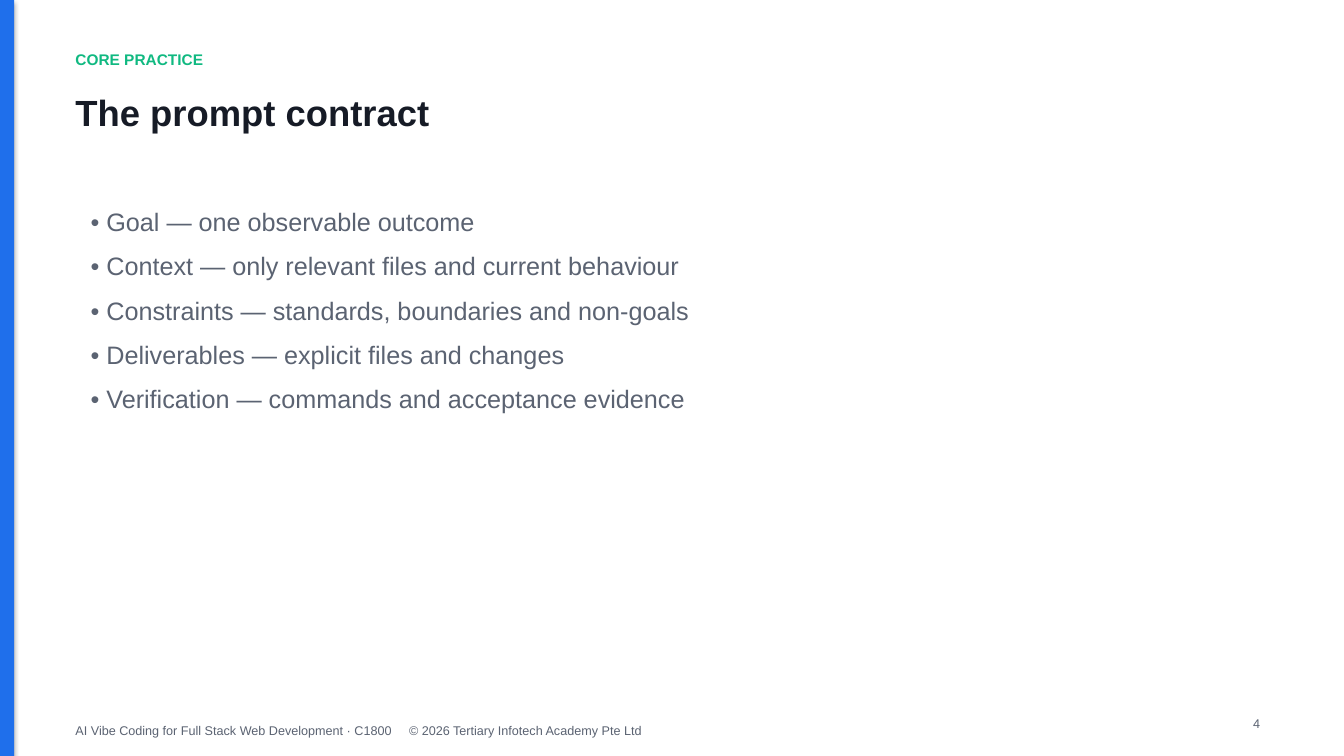
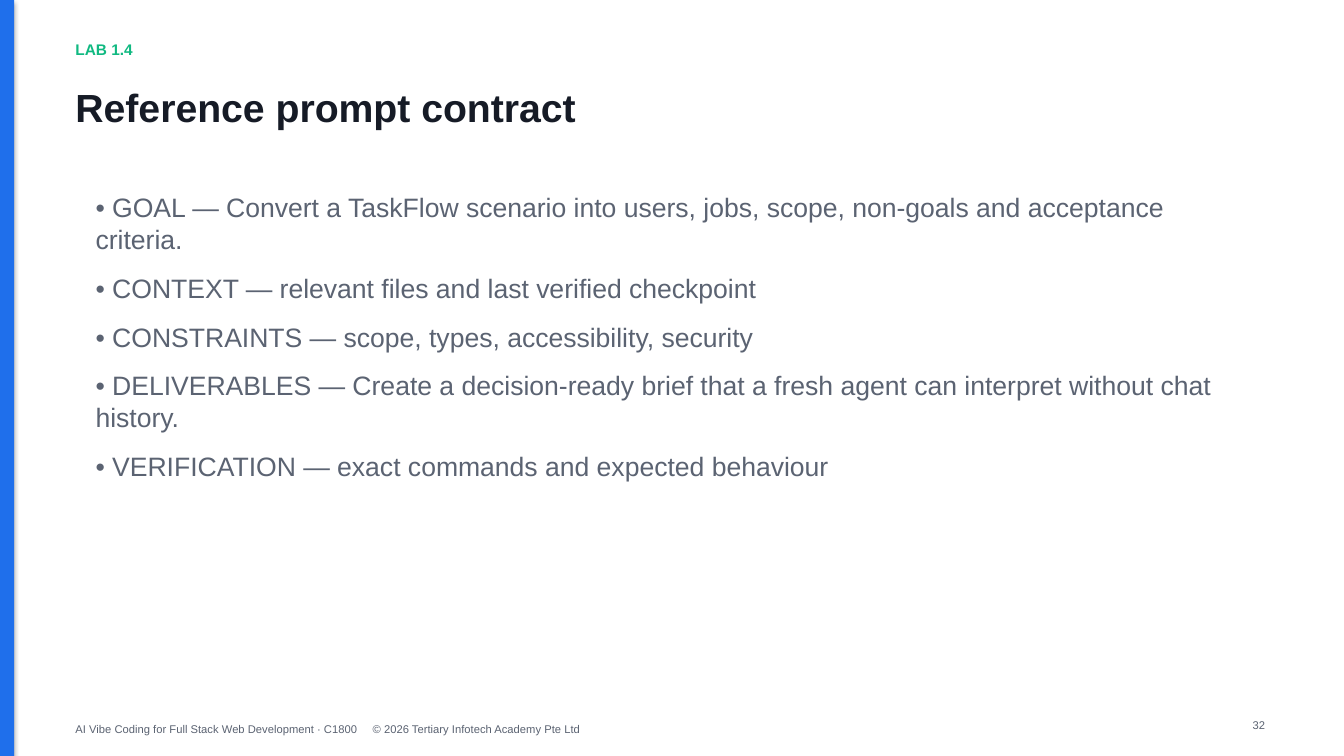
Before and after one commit to tertiarycourses/C1800-AI-Vibe-Coding-for-Full-Stack-Web-Development, a slide deck: slide 32 of courseware/C1800 AI Vibe Coding for Full Stack Web Development.pptx (slide 4 before the commit). Drawn at 1344x756 pixels with LibreOffice and Linux fonts; fonts in the diff are those of the drawing. Boxes give left, top, right and bottom in pixels: in the first picture for what was removed or moved away, otherwise in the second. Text is boxed around its words. In the diff, an @@ line names an element or a change of style, - is before the commit and + after.

Commit message:
feat: rebuild C1800 courseware to adult-training standard

```diff
--- a/courseware/C1800 AI Vibe Coding for Full Stack Web Development.pptx
+++ b/courseware/C1800 AI Vibe Coding for Full Stack Web Development.pptx
@@ text at (75, 44, 132, 55): text changed @@
-CORE PRACTICE
+LAB 1.4
@@ text at (75, 93, 576, 130): text changed; size 26 to 28 pt @@
-The prompt contract
+Reference prompt contract
@@ text at (96, 197, 1211, 482): text changed; size 18 to 19 pt @@
-• Goal — one observable outcome
-• Context — only relevant files and current behaviour
-• Constraints — standards, boundaries and non-goals
-• Deliverables — explicit files and changes
-• Verification — commands and acceptance evidence
+• GOAL — Convert a TaskFlow scenario into users, jobs, scope, non-goals and acceptance criteria.
+• CONTEXT — relevant files and last verified checkpoint
+• CONSTRAINTS — scope, types, accessibility, security
+• DELIVERABLES — Create a decision-ready brief that a fresh agent can interpret without chat history.
+• VERIFICATION — exact commands and expected behaviour
@@ text "AI Vibe Coding for Full ..." at (75, 725, 580, 736): size 9 to 8 pt @@
@@ text removed at (1253, 719, 1260, 728) @@
-4
@@ text added at (1253, 721, 1265, 729), 8 pt, text #5B6372 @@
+32
```
Also in this commit, not shown: 4 other slides changed, 228 slides added, 48 slides removed, 50 other files.
